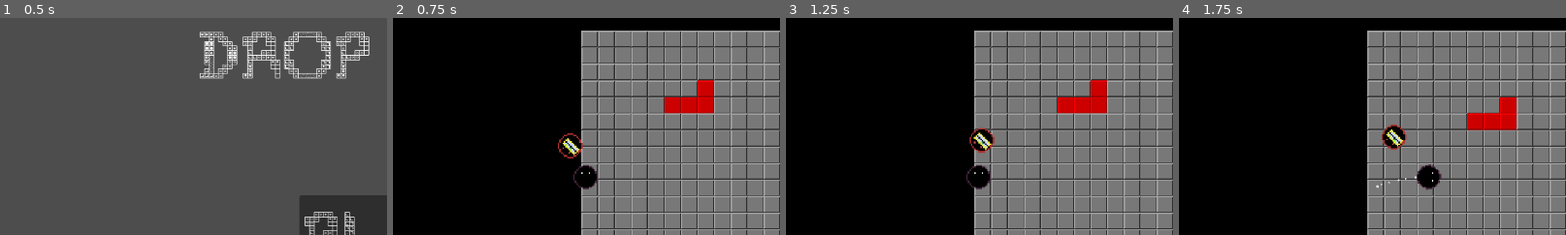
Above: before the commit, frames 1-4 (left to right).
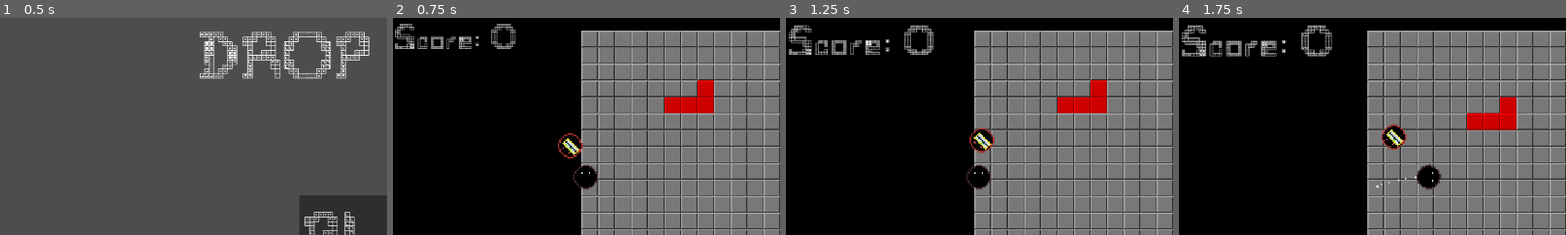
Above: after the commit, the same moments.

Repository: CodeOS99/DropZone
Game: Godot game, scene res://scenes/main_menu.tscn
Two runs of this game, one before a commit and one after it. Both use one fixed random seed, a clock stepped at 60 frames per second and the inputs below. The engine's default icon, where the game draws it, is replaced by a stand-in: a white triangle on a blue panel in a dark square.
Inputs (mouse positions are % of the whole screen's width and height, from its top left):
- Up to frame 1 (0.5 s): no input
- Up to frame 2 (0.75 s): click "PLAY" at 0.5 s
- Up to frame 3 (1.25 s): no input
- Up to frame 4 (1.75 s): tap Enter at 1.25 s; move the mouse to (72, 45) at 1.27 s; hold D (right) from 1.28 s (still down); tap M (change_mode) at 1.35 s
The pictures show only the part of the screen within x 0-50%, y 0-50%; the shares and areas given below are measured in that part.

Frame 1 is identical in both runs. In frame 2, 1.3% of the frame differs, in the area x 0-32%, y 2-15%; in frame 3, 1.8%; in frame 4, 2.1%, in the area x 0-40%, y 3-18%.

Commit message:
Added a score showing label

Diff:
--- a/scenes/main_game.tscn
+++ b/scenes/main_game.tscn
@@ -7,6 +7,7 @@
 [ext_resource type="Texture2D" uid="uid://d2ukaij7wrryn" path="res://icon.svg" id="3_1bu05"]
 [ext_resource type="PackedScene" uid="uid://dtqdikpb5klkg" path="res://scenes/enemy_one.tscn" id="5_ouhev"]
 [ext_resource type="Script" path="res://scripts/enemy_spawner.gd" id="7_qx0o5"]
+[ext_resource type="Script" path="res://scripts/score_label.gd" id="8_ob53s"]
 
 [sub_resource type="TileSetAtlasSource" id="TileSetAtlasSource_hso0e"]
 texture = ExtResource("1_brpm3")
@@ -170,3 +171,21 @@
 [node name="EnemySpawner" type="Node2D" parent="."]
 position = Vector2(1275, 796)
 script = ExtResource("7_qx0o5")
+
+[node name="CanvasLayer" type="CanvasLayer" parent="."]
+
+[node name="Control" type="Control" parent="CanvasLayer"]
+layout_mode = 3
+anchors_preset = 15
+anchor_right = 1.0
+anchor_bottom = 1.0
+grow_horizontal = 2
+grow_vertical = 2
+
+[node name="ScoreLabel" type="Label" parent="CanvasLayer/Control"]
+layout_mode = 1
+offset_right = 228.0
+offset_bottom = 56.0
+theme_override_font_sizes/font_size = 50
+text = "SCORE: 0"
+script = ExtResource("8_ob53s")
--- a/scripts/Globals.gd
+++ b/scripts/Globals.gd
@@ -2,3 +2,4 @@
 
 static var tetris_mode := true
 static var tetris: Tetris
+static var score:int = 0
--- /dev/null
+++ b/scripts/score_label.gd
@@ -0,0 +1,9 @@
+extends Label
+
+func _ready() -> void:
+	var t = get_tree().create_tween().set_loops()
+	t.tween_property(self, "scale", Vector2(1.3, 1.3), 1).set_trans(Tween.TRANS_SINE).set_ease(Tween.EASE_IN_OUT)
+	t.tween_property(self, "scale", Vector2(1, 1), 1).set_trans(Tween.TRANS_SINE).set_ease(Tween.EASE_IN_OUT)
+
+func _process(delta: float) -> void:
+	text = "Score: " + str(Globals.score)
--- a/scripts/tetris_board.gd
+++ b/scripts/tetris_board.gd
@@ -206,7 +206,7 @@
 			if board[i][j][0] == DEFAULT_TILE:
 				flag = false
 
-			# dont use the currently active piece
+			# don't use the currently active piece
 			for vertex_idx in range(len(TETROMINOES[pieces[curr_piece_idx][0]])):
 				if vertex_idx in pieces[curr_piece_idx][3]:
 					continue
@@ -224,7 +224,7 @@
 						continue
 					var vertex_displ = TETROMINOES[piece[0]][vertex_idx]
 					if (vertex_displ+piece[1]).y == i:
-						piece[3].append(vertex_idx)  # Store index not position
+						piece[3].append(vertex_idx)
 						board[(vertex_displ+piece[1]).y][(vertex_displ+piece[1]).x][0] = DEFAULT_TILE
 					if (vertex_displ+piece[1]).y <= i:
 						piece[1].y += 1
@@ -233,10 +233,16 @@
 			for j in range(size.x):
 				x.append([DEFAULT_TILE, 1])
 			board.push_front(x)
-		else:
-			if how_many > 0:
-				print(how_many)
-			how_many = 0
+
+	if how_many > 0:
+		var score_gain
+
+		match how_many:
+			1: score_gain = 100
+			2: score_gain = 300
+			3: score_gain = 500
+			4: score_gain = 800
+		Globals.score += score_gain
 
 func spawn_new_piece():
 	curr_piece_idx += 1
Not shown: 1 places in scenes/main_game.tscn that only renumber resources
